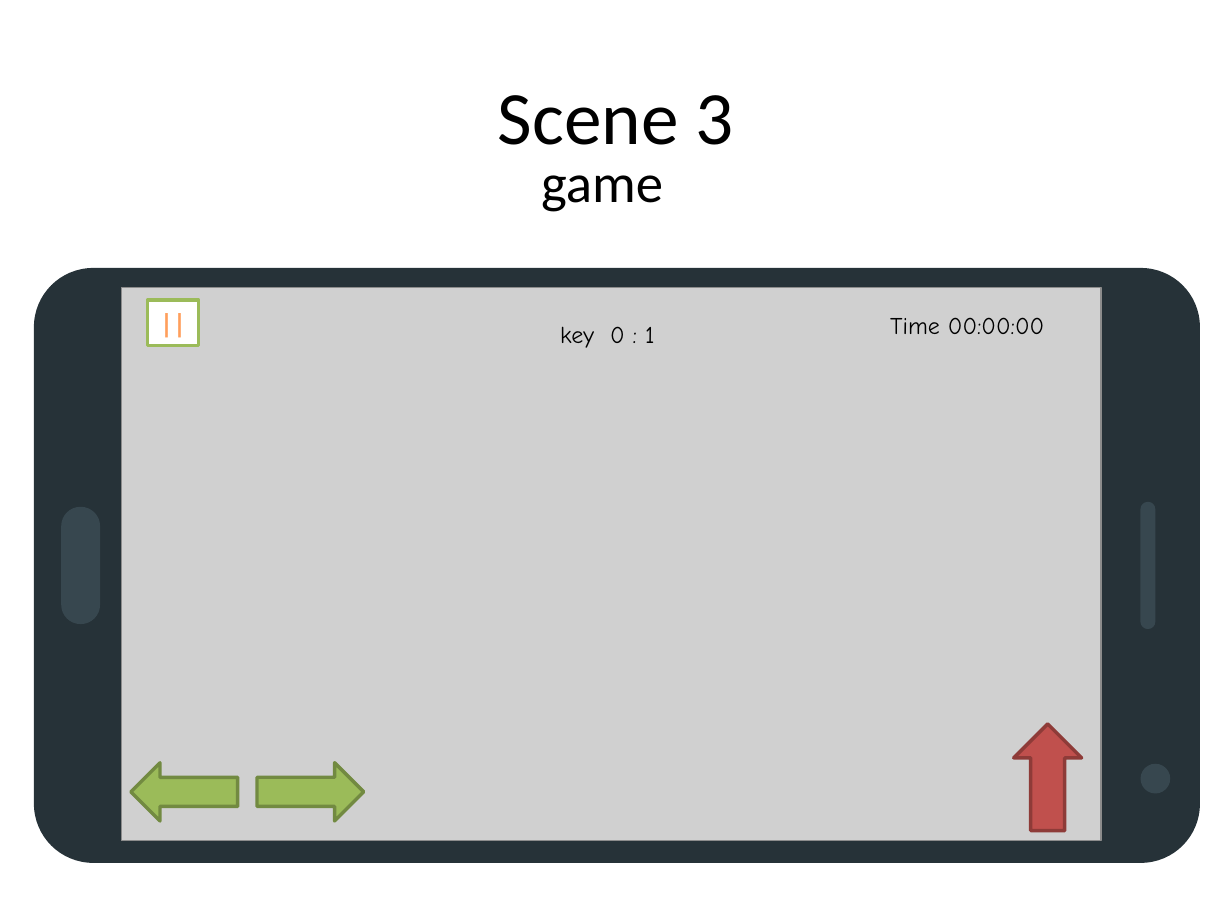
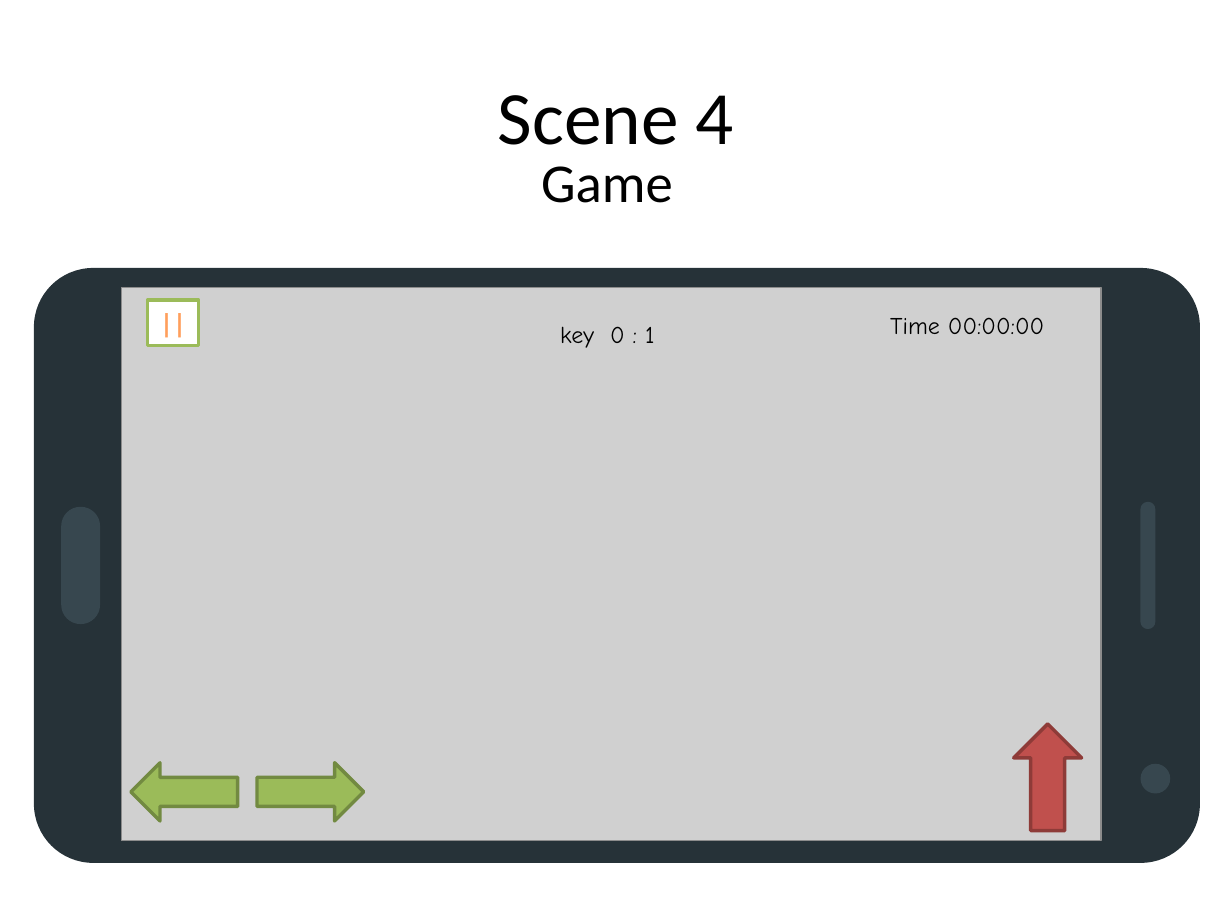
Before and after one commit to AlexanderChibirev/BaseGame-JumperMan-cocos2d, a slide deck: slide 5 of Layout UI/LayoutUI.pptx (slide 4 before the commit). Drawn at 1232x924 pixels with LibreOffice and Linux fonts; fonts in the diff are those of the drawing; grey boxes stand for pictures; background and template pictures are left out. Boxes give left, top, right and bottom in pixels: in the first picture for what was removed or moved away, otherwise in the second. Text is boxed around its words. In the diff, an @@ line names an element or a change of style, - is before the commit and + after.

```diff
--- a/Layout UI/LayoutUI.pptx
+++ b/Layout UI/LayoutUI.pptx
@@ title at <box>498,95,734,145</box>: text changed @@
-Scene 3
+Scene 4
@@ text at <box>541,166,673,203</box>: text changed @@
-game
+Game
```
Also in this commit, not shown: 1 other slide changed, 1 slide added, 1 other file.
